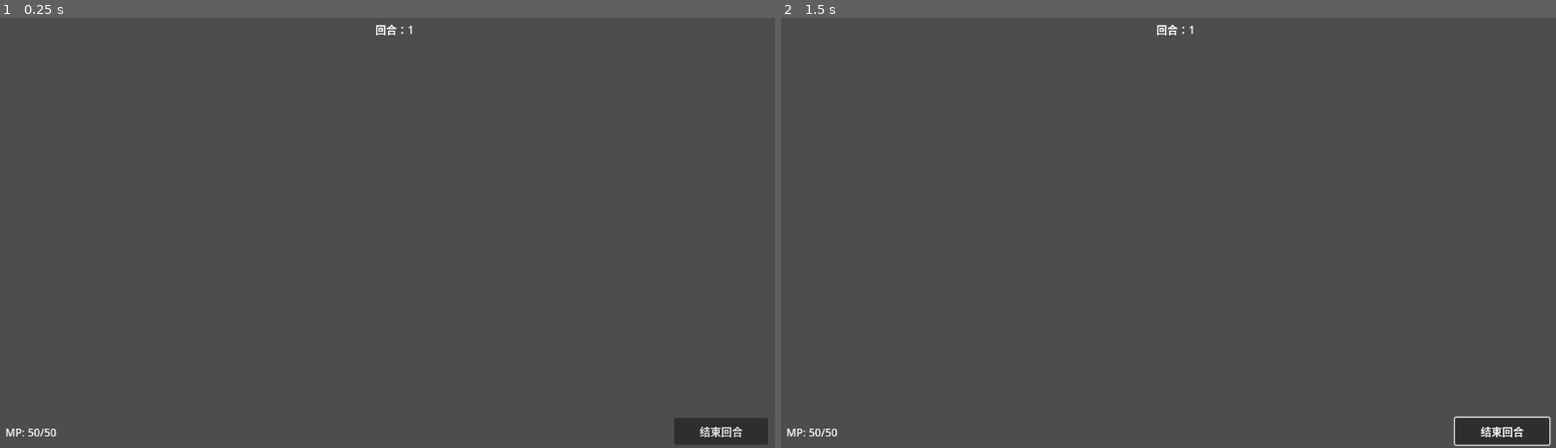
Above: before the commit, frames 1-2 (left to right).
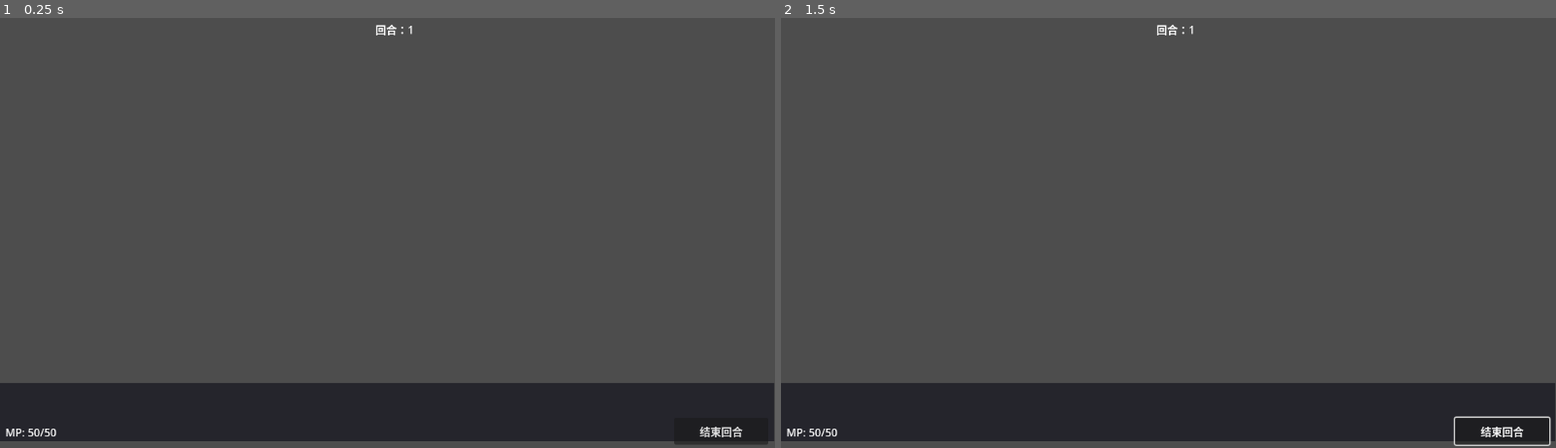
Above: after the commit, the same moments.

Repository: Beezui/trae_godot_dice
Game: Godot game, scene res://scenes/ui/battle_skill_bar.tscn
The game is run twice, just before and just after one commit, with the same random seed, the same clock (stepped at 60 frames per second) and the same inputs. This scene is started directly instead of the project's main scene.
Inputs (mouse positions are in pixels of both pictures, inside the frame that each line leads up to):
- Up to frame 1 (0.25 s): no input
- Up to frame 2 (1.5 s): click "结束回合" at 0.5 s; tap Enter (ui_accept) at 1.25 s; move the mouse to (1339, 207) at 1.27 s; hold Up (ui_up) from 1.28 s (still down); tap 1 at 1.35 s; click (1339, 207) at 1.42 s

The runs differ from the first frame. In frame 1, 13% of the frame differs, in the area x 0-100%, y 84-99%; in frame 2, 13%.

Commit message:
feat: 缩减选中骰子缩放效果至 1.25 倍

Diff:
--- a/scenes/ui/battle_skill_bar.tscn
+++ b/scenes/ui/battle_skill_bar.tscn
@@ -10,6 +10,21 @@
 grow_horizontal = 2
 grow_vertical = 2
 script = ExtResource("1_script")
+
+[node name="SkillBackground" type="ColorRect" parent="." unique_id=115293821]
+layout_mode = 1
+anchors_preset = 7
+anchor_left = 0.5
+anchor_top = 1.0
+anchor_right = 0.5
+anchor_bottom = 1.0
+offset_left = -576.0
+offset_top = -97.0
+offset_right = 575.0
+offset_bottom = -10.0
+grow_horizontal = 2
+grow_vertical = 0
+color = Color(0.12, 0.12, 0.15, 0.85)
 
 [node name="SkillContainer" type="HBoxContainer" parent="." unique_id=1060334190]
 custom_minimum_size = Vector2(50, 50)
--- a/scripts/ui/battle_skill_bar.gd
+++ b/scripts/ui/battle_skill_bar.gd
@@ -432,7 +432,7 @@
 		if idx == selected_skill_index:
 			# 选中：放大 1.5 倍
 			content_container.pivot_offset = content_container.size / 2.0
-			content_container.scale = Vector2(1.5, 1.5)
+			content_container.scale = Vector2(1.25, 1.25)
 		else:
 			# 未选中：恢复原始尺寸
 			content_container.pivot_offset = content_container.size / 2.0
